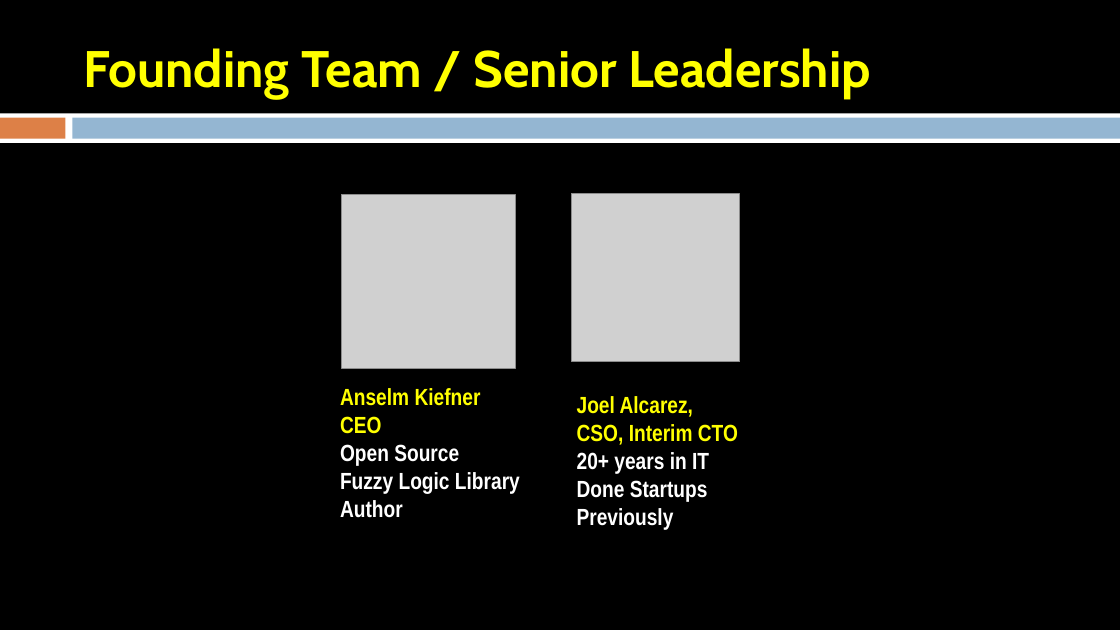
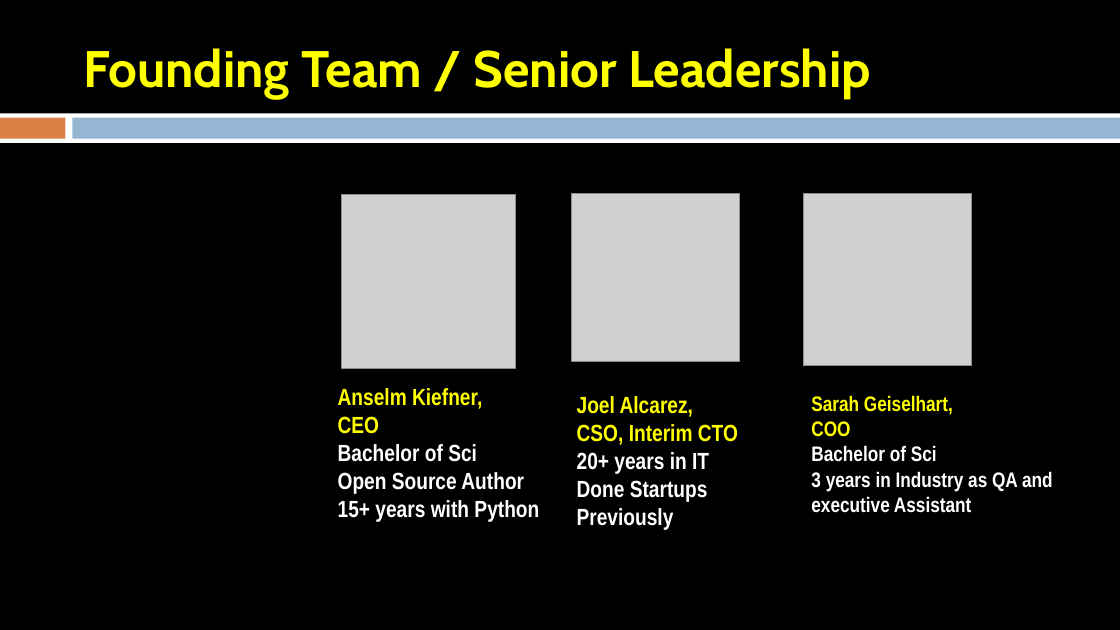
Before and after one commit to TetraPlex-org/central, a slide deck: slide 12 of Documentation/TetraPlex deck 0.54 - dark mode.pptx. Drawn at 1120x630 pixels with LibreOffice and Linux fonts; fonts in the diff are those of the drawing; grey boxes stand for pictures. Boxes give left, top, right and bottom in pixels: in the first picture for what was removed or moved away, otherwise in the second. Text is boxed around its words. In the diff, an @@ line names an element or a change of style, - is before the commit and + after.

Commit message:
deck founding team

```diff
--- a/Documentation/TetraPlex deck 0.54 - dark mode.pptx
+++ b/Documentation/TetraPlex deck 0.54 - dark mode.pptx
@@ picture added at [803, 194, 971, 366] @@
@@ text at [338, 388, 482, 409]: text changed @@
-Anselm Kiefner
+Anselm Kiefner,
@@ text added at [811, 395, 1053, 513], 18 pt, text #FFFFFF, bold @@
+Sarah Geiselhart,
+COO
+Bachelor of Sci
+3 years in Industry as QA and
+executive Assistant
@@ text at [338, 444, 539, 522]: text changed @@
-Open Source
-Fuzzy Logic Library
-Author
+Bachelor of Sci
+Open Source Author
+15+ years with Python
```
